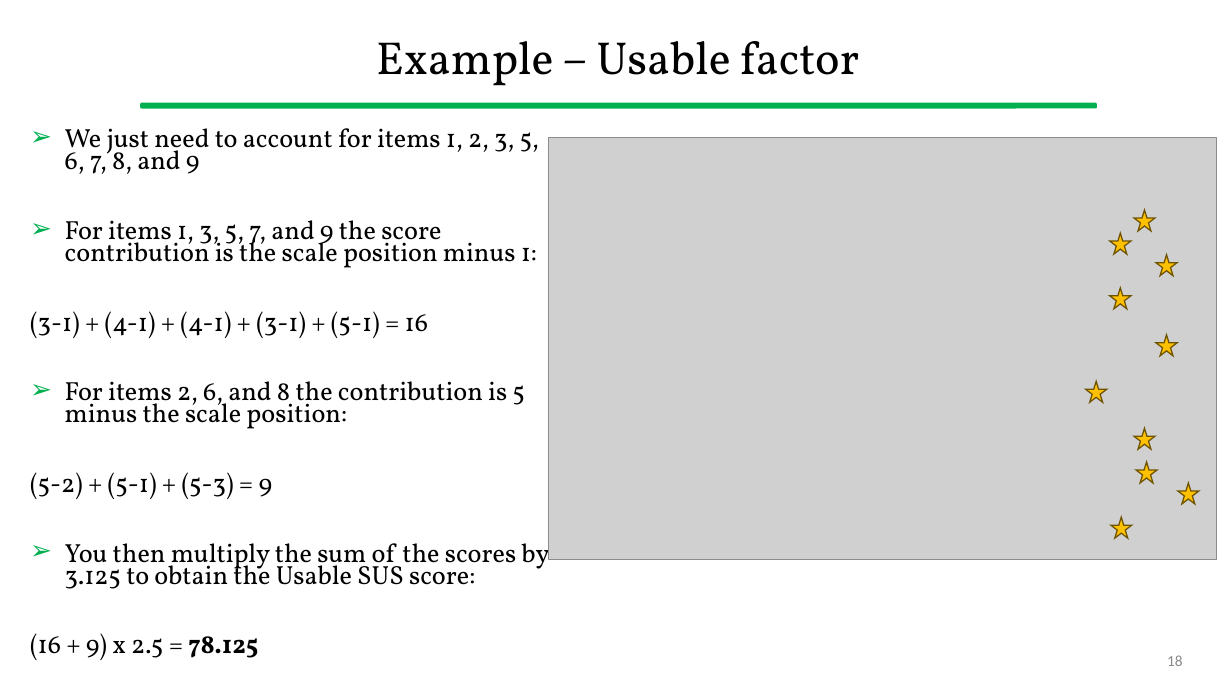
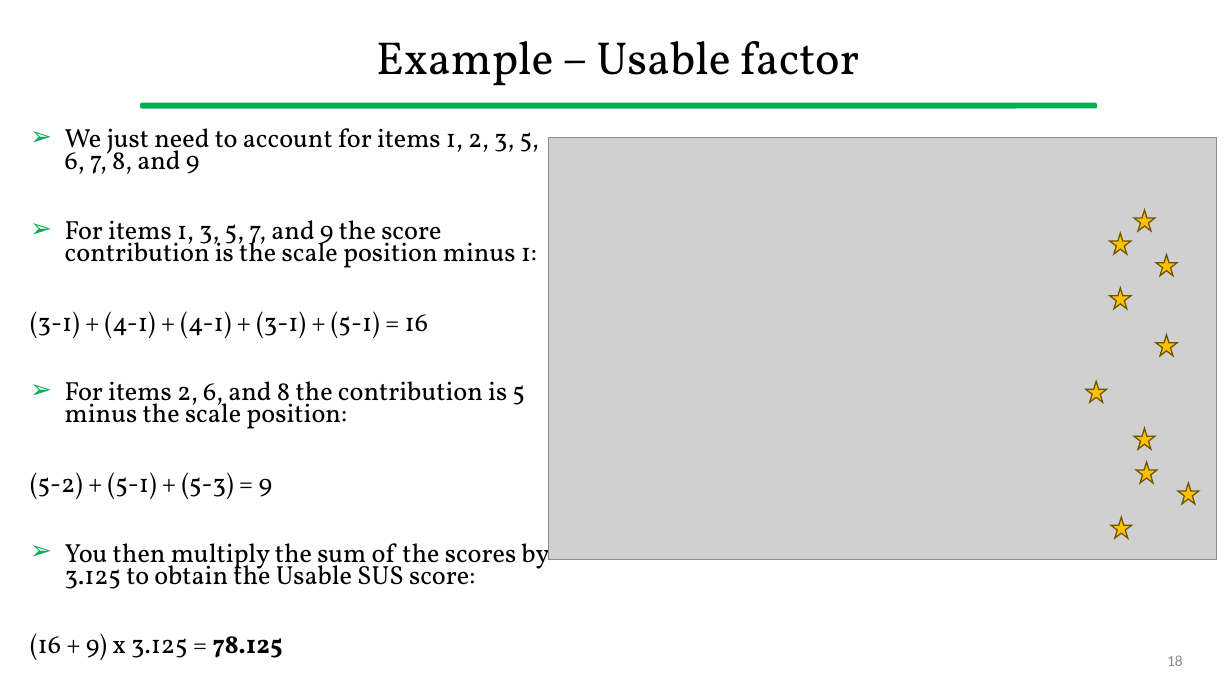
Before and after one commit to gcappon/bwthw, a slide deck: slide 18 of theory_11-usability_evaluation/theory_11-usability_evaluation.pptx. Drawn at 1232x693 pixels with LibreOffice and Linux fonts; fonts in the diff are those of the drawing; grey boxes stand for pictures. Boxes give left, top, right and bottom in pixels: in the first picture for what was removed or moved away, otherwise in the second. Text is boxed around its words. In the diff, an @@ line names an element or a change of style, - is before the commit and + after.

Commit message:
[master] fix typo

```diff
--- a/theory_11-usability_evaluation/theory_11-usability_evaluation.pptx
+++ b/theory_11-usability_evaluation/theory_11-usability_evaluation.pptx
@@ text at [30,633,283,660]: text changed @@
-(16 + 9) x 2.5 = 78.125
+(16 + 9) x 3.125 = 78.125
```
